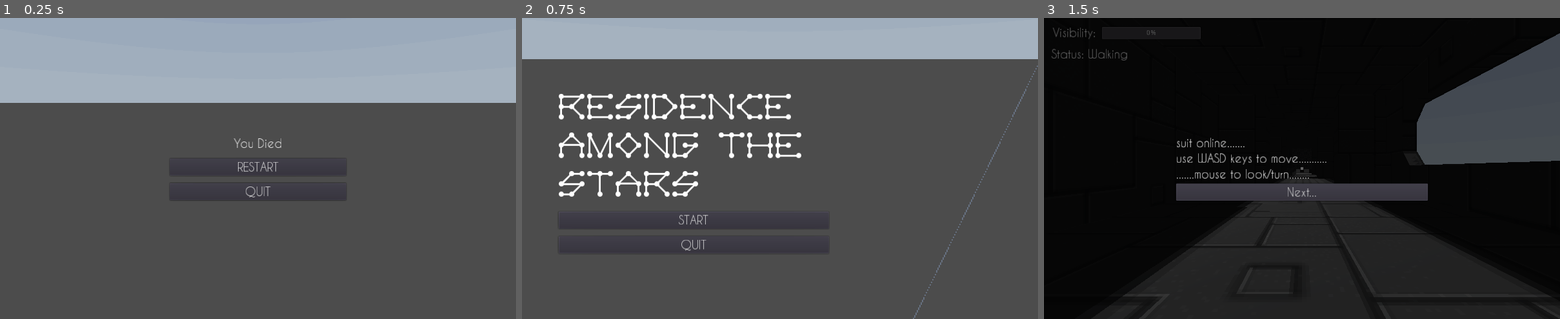
Above: before the commit, frames 1-3 (left to right).
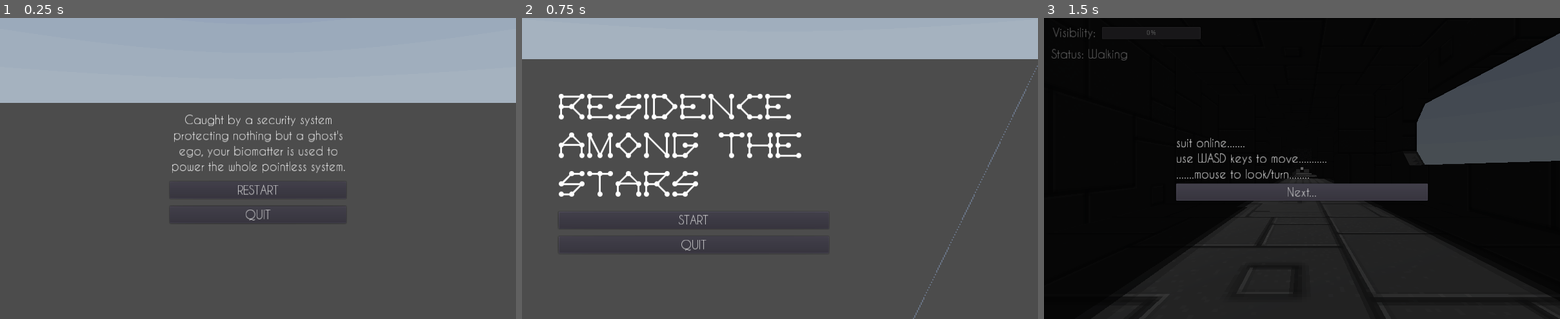
Above: after the commit, the same moments.

Repository: anthonyfinch/LD51
Game: Godot game, scene res://End.tscn
Two runs of this game, one before a commit and one after it. Both use one fixed random seed, a clock stepped at 60 frames per second and the inputs below. This scene is started directly instead of the project's main scene. A sky picture missing from this copy of the repository is replaced by a grey-blue gradient.
Inputs:
- Up to frame 1 (0.25 s): no input
- Up to frame 2 (0.75 s): click "RESTART" at 0.5 s
- Up to frame 3 (1.5 s): click "START" at 1.25 s

The runs differ from the first frame. In frame 1, 1.5% of the frame differs, in the area x 33-67%, y 32-68%; in frame 2, nothing differs; in frame 3, nothing differs.

Commit message:
updates end text

Diff:
--- a/End.tscn
+++ b/End.tscn
@@ -28,31 +28,30 @@
 alignment = 1
 
 [node name="Success" type="Label" parent="VBoxContainer"]
-margin_top = 88.0
-margin_right = 372.0
-margin_bottom = 117.0
+margin_right = 350.0
+margin_bottom = 189.0
 custom_fonts/font = ExtResource( 3 )
-text = "Congratulations, you made it out."
+text = "The sound of the escape pod's engine hums quietly as you settle in for the long trip back to the inner system. Congratulations on making it out of there....."
 align = 1
+autowrap = true
 
 [node name="Failure" type="Label" parent="VBoxContainer"]
-margin_top = 132.0
-margin_right = 372.0
-margin_bottom = 161.0
+margin_top = 204.0
+margin_right = 350.0
+margin_bottom = 361.0
 custom_fonts/font = ExtResource( 3 )
-text = "You Died"
+text = "Caught by a security system protecting nothing but a ghost's ego, your biomatter is used to power the whole pointless system."
 align = 1
+autowrap = true
 
 [node name="RestartButton" parent="VBoxContainer" instance=ExtResource( 4 )]
-margin_top = 176.0
-margin_right = 372.0
-margin_bottom = 211.0
+margin_top = 376.0
+margin_bottom = 411.0
 text = "RESTART"
 
 [node name="QuitButton" parent="VBoxContainer" instance=ExtResource( 4 )]
-margin_top = 226.0
-margin_right = 372.0
-margin_bottom = 261.0
+margin_top = 426.0
+margin_bottom = 461.0
 
 [node name="WorldEnvironment" type="WorldEnvironment" parent="."]
 environment = ExtResource( 2 )
